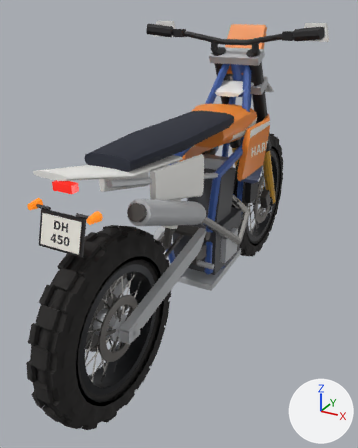
Before and after pictures for a commit that changed the FBX model ArtPipeline/VehicleLibrary/BIKE-004/Export/BIKE-004_Export.fbx.
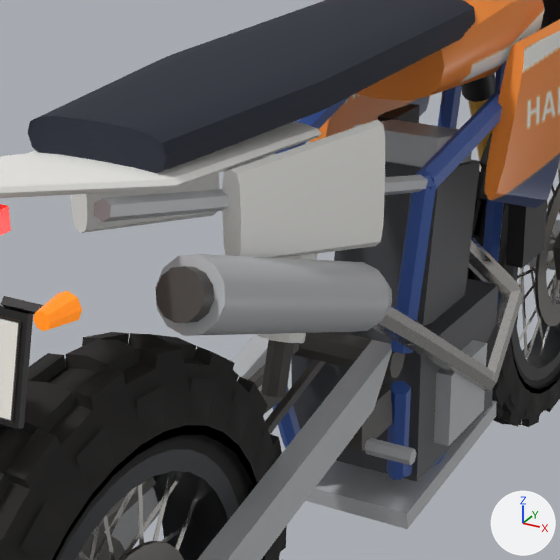
Old and new are each drawn whole from a 50 mm camera at (0.93, -1.92, 1.4) aimed at (-0.06, -0.11, 0.5) and again close up on the part from 21% to 73% of the width and 25% to 67% of the height. The lights are fixed; the arrows at lower right show +X, +Y and +Z. The last two pictures show the newer version. Where no turn or scale is listed for an object, it has been applied to the vertices. Vertices at exactly the same position are counted once.

Names of what the first close-up shows: 'BIKE-004_Body', 'BIKE-004_Fork', 'BIKE-004_Frame', 'BIKE-004_Lights', 'BIKE-004_Wheel_F_Rim', 'BIKE-004_Wheel_F_Tire', 'BIKE-004_Wheel_R_Rim', 'BIKE-004_Wheel_R_Tire'.
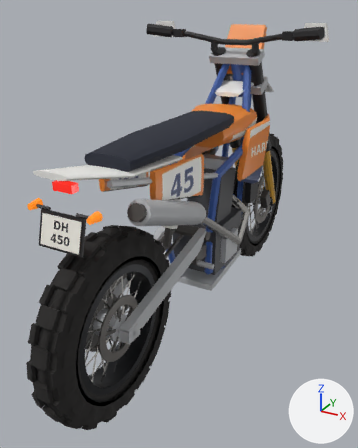
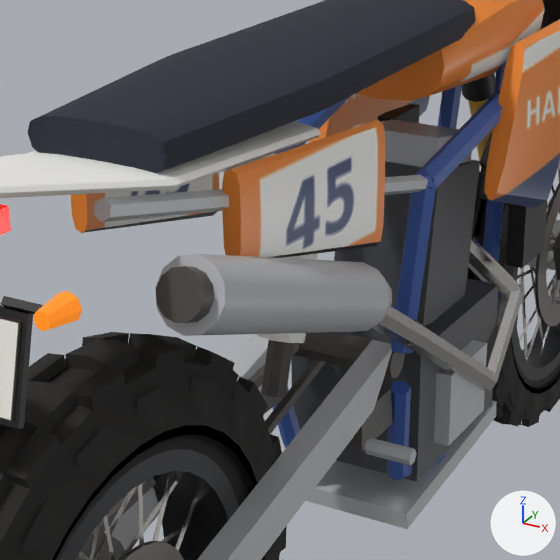
The edits, one by one:
me_bike_004_body has 216 vertices, 148 faces and spans x -0.19..0.19, y -0.96..0.476, z 0.63..1.0.
me_bike_004_body is used by ob_bike_004_body; location (0.0, 0.0, 0.0).
me_bike_004_body part 1: all 26 faces centred in x -0.127..0.127, y -0.44..-0.28, z 0.763..0.898 switch from mat_m_bike_004_accent (white #f5f4f0) to mat_m_bike_004_paint (picture img_bike_004_basecolor_png).
me_bike_004_body part 2: all 2 faces centred in x -0.105..0.105, y -0.6, z 0.857 switch from mat_m_bike_004_accent (white #f5f4f0) to mat_m_bike_004_paint (picture img_bike_004_basecolor_png).

Location of each change, [x1, y1, x2, y2] in pixels of the close-ups (560 x 560 px):
part 1 of me_bike_004_body, recoloured (darker)
    both: [82, 120, 385, 258]
part 2 of me_bike_004_body, recoloured
    both: [71, 170, 241, 256]
